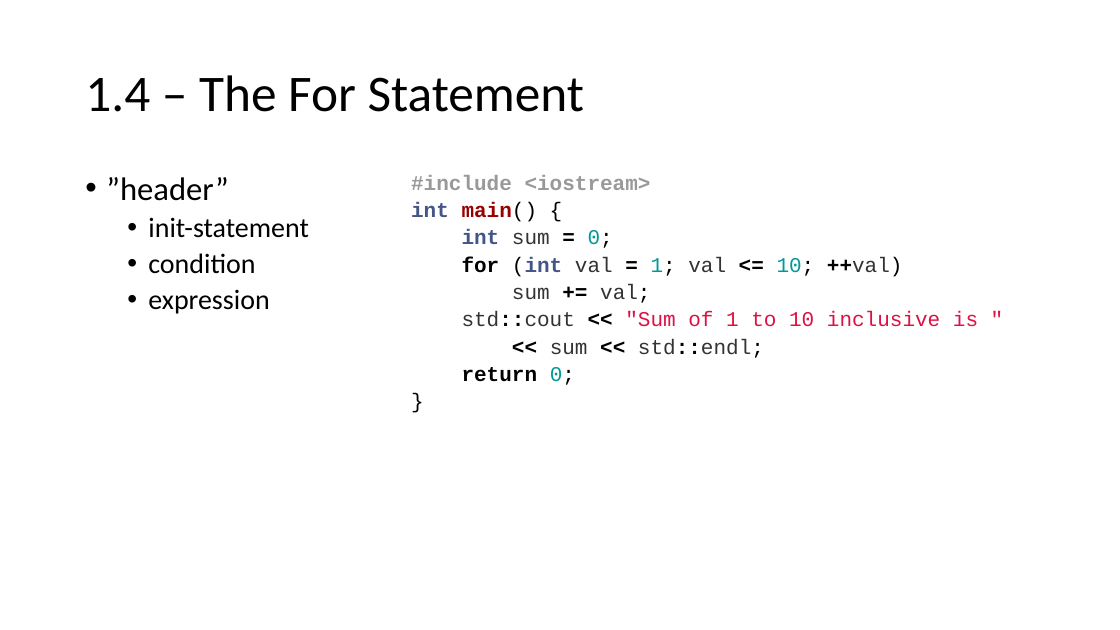
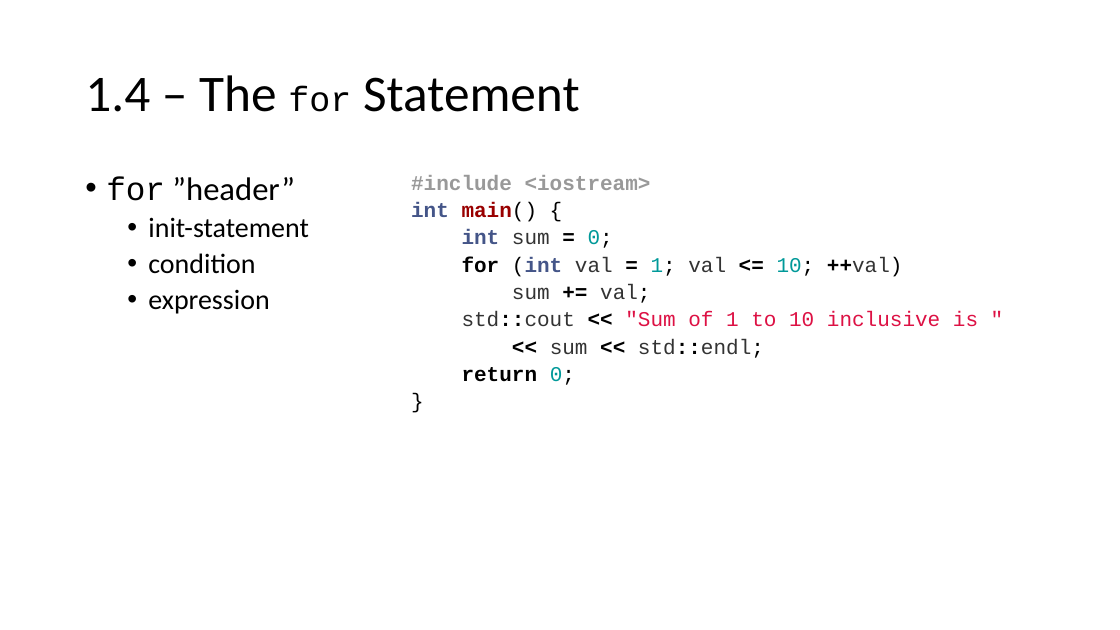
Before and after one commit to pdholmes/CppPrimerPrimer, a slide deck: slide 11 of chapter_01/lecture_01.pptx. Drawn at 1120x630 pixels with LibreOffice and Linux fonts; fonts in the diff are those of the drawing. Boxes give left, top, right and bottom in pixels: in the first picture for what was removed or moved away, otherwise in the second. Text is boxed around its words. In the diff, an @@ line names an element or a change of style, - is before the commit and + after.

```diff
--- a/chapter_01/lecture_01.pptx
+++ b/chapter_01/lecture_01.pptx
@@ title at (85,75,580,112): text changed @@
-1.4 – The For Statement
+1.4 – The for Statement
@@ text at (106,176,294,201): text changed @@
-• ”header”
+• for ”header”
```
Also in this commit, not shown: 6 other slides changed, 1 other file.
